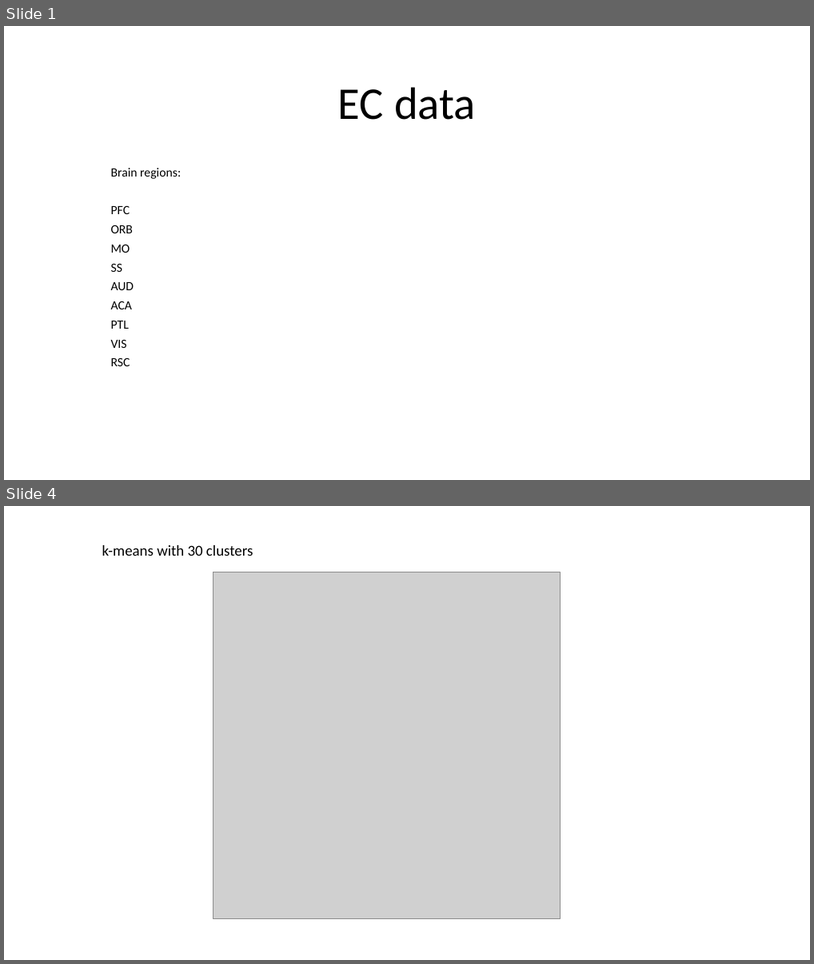
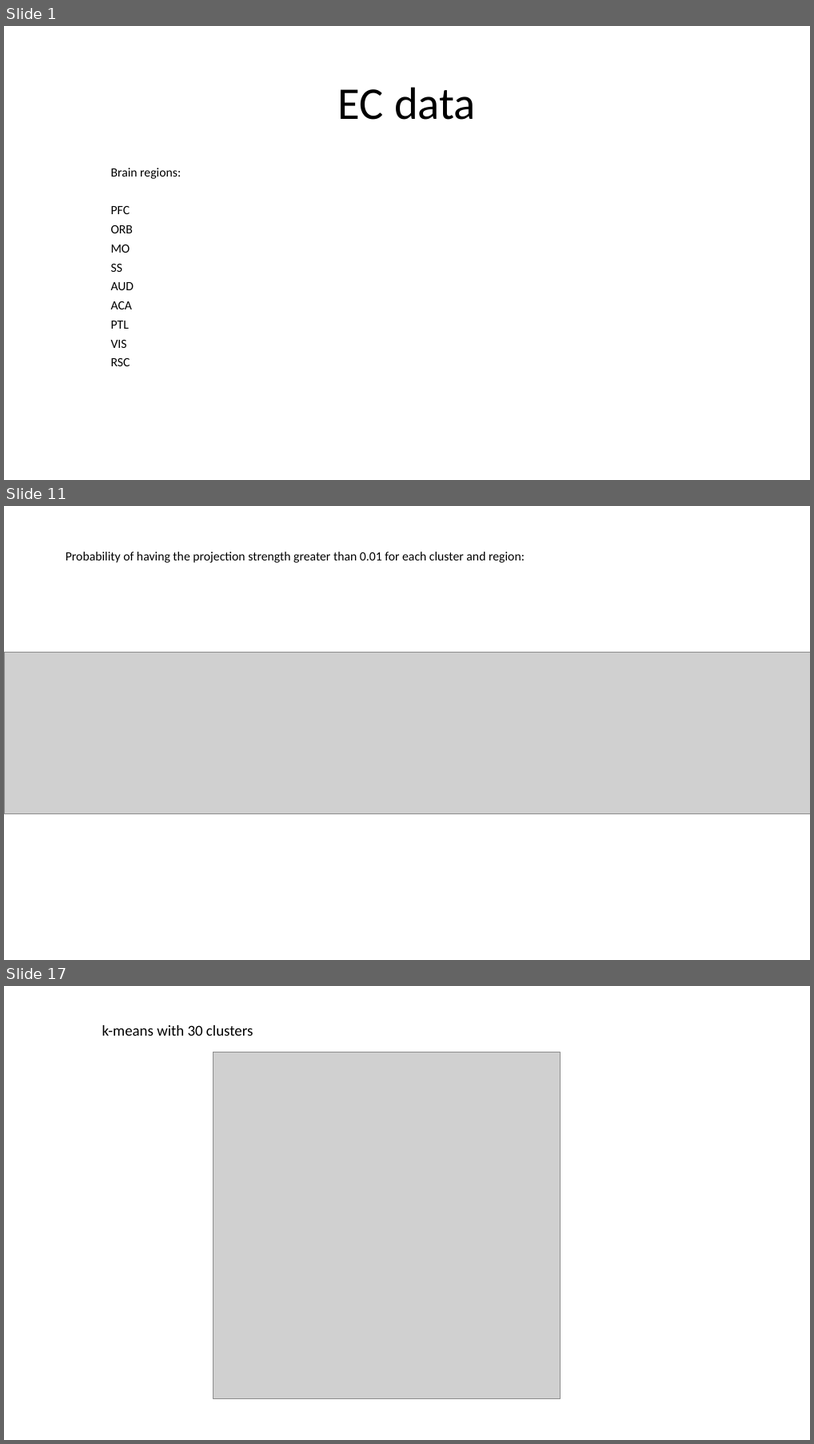
Before and after one commit to jinluliu550/MAPseq_analysis, a slide deck: jinlu/EC.pptx. Shown one above the other, each under a label of ours: slides 1 and 4 before the commit, slides 1, 11 and 17 after it; the slides between them are not shown. The pictures are 814x964 and 814x1444 pixels, drawn with LibreOffice and Linux fonts; fonts in the diff are those of the drawing; grey boxes stand for pictures. Boxes give left, top, right and bottom in pixels: in the first picture for what was removed or moved away, otherwise in the second. Text is boxed around its words. In the diff, an @@ line names an element or a change of style, - is before the commit and + after.

```diff
--- a/jinlu/EC.pptx
+++ b/jinlu/EC.pptx
@@ slide 11 added at [4, 506, 810, 960], background #FFFFFF @@
@@ title added at [66, 552, 525, 563], 15 pt, text #000000 @@
+Probability of having the projection strength greater than 0.01 for each cluster and region:
@@ picture added at [4, 652, 810, 814] @@
@@ what was slide 4 is now slide 17 @@
```
Also in this commit, not shown: 18 other slides added, 3 slides removed, 25 other files.
